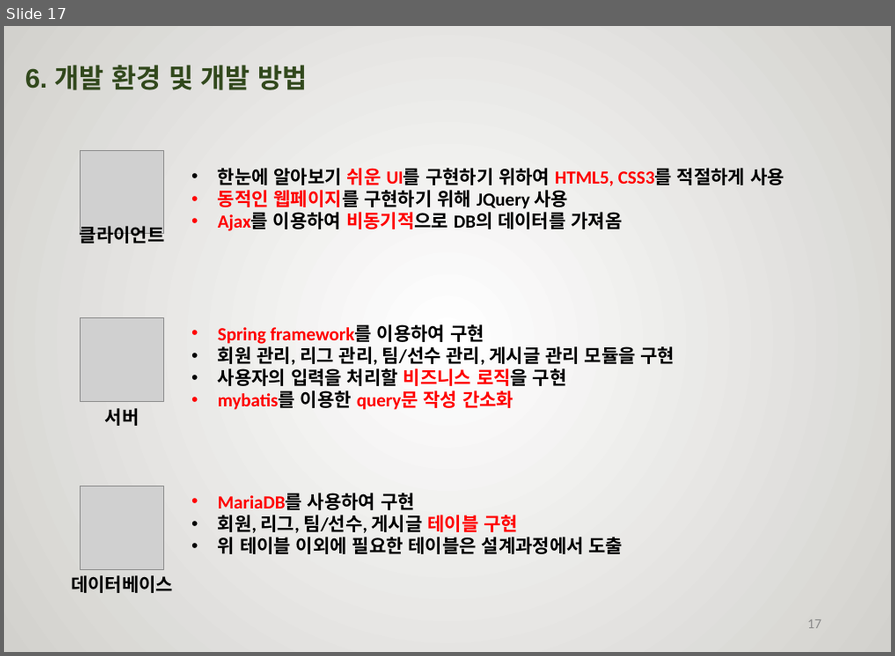
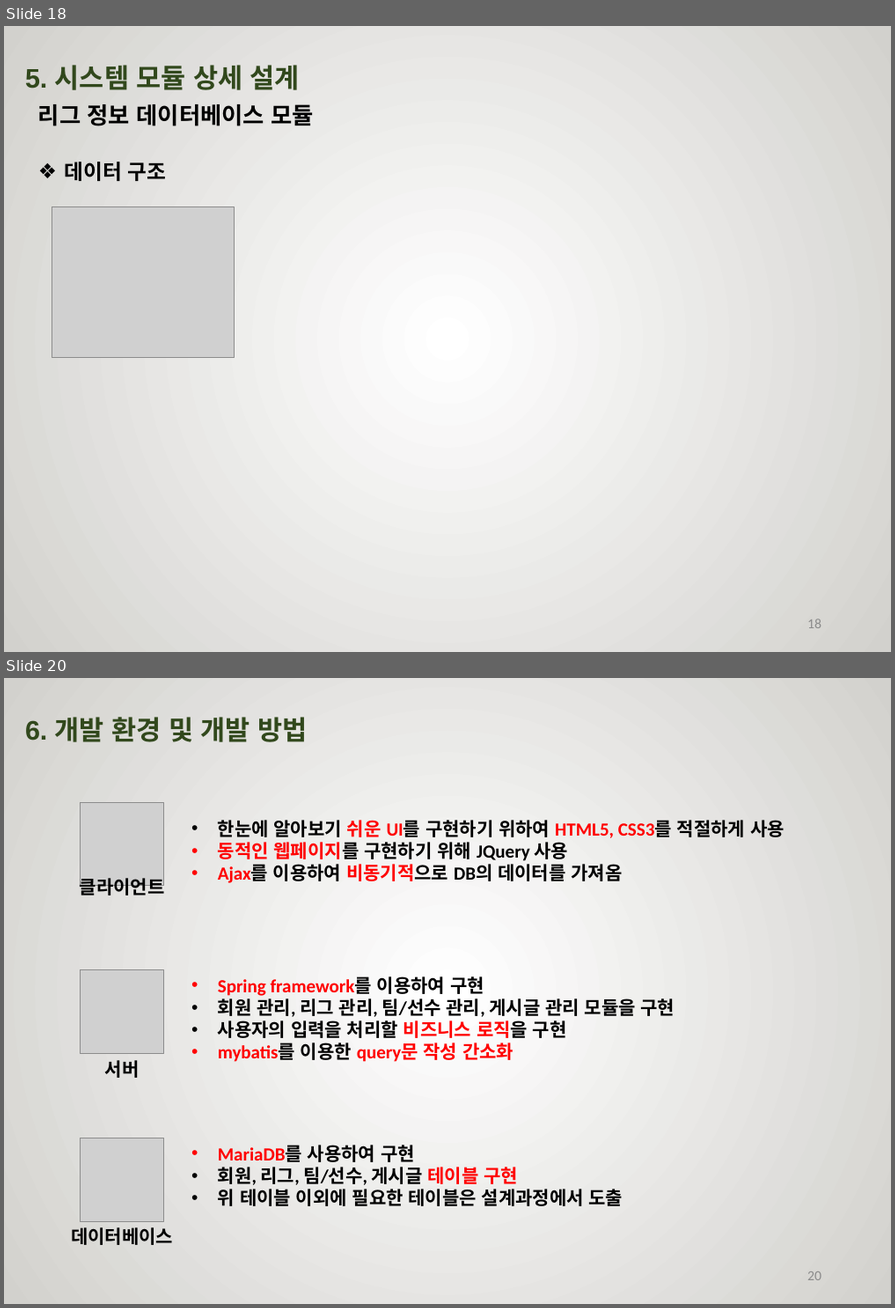
Before and after one commit to rimbong/Webengers, a slide deck: resources/졸작설계서.pptx. Shown one above the other, each under a label of ours: slide 17 before the commit, slides 18 and 20 after it; the slides between them are not shown. The pictures are 895x656 and 895x1308 pixels, drawn with LibreOffice and Linux fonts; fonts in the diff are those of the drawing; grey boxes stand for pictures; background and template pictures are left out. Boxes give left, top, right and bottom in pixels: in the first picture for what was removed or moved away, otherwise in the second. Text is boxed around its words. In the diff, an @@ line names an element or a change of style, - is before the commit and + after.

Commit message:
--2019.02.10 Jeong-Chan Lee 설계서 수정

```diff
--- a/resources/졸작설계서.pptx
+++ b/resources/졸작설계서.pptx
@@ slide 18 added at (x1=4, y1=26, x2=891, y2=652), background picture (left out) @@
@@ text added at (x1=25, y1=65, x2=300, y2=90), 40 pt, text #31481C, bold @@
+5. 시스템 모듈 상세 설계
@@ text added at (x1=38, y1=104, x2=315, y2=126), 20 pt, text #000000, bold @@
+리그 정보 데이터베이스 모듈
@@ text added at (x1=64, y1=162, x2=166, y2=181), 18 pt, text #000000, bold @@
+❖ 데이터 구조
@@ picture added at (x1=52, y1=206, x2=235, y2=357) @@
@@ page number added at (x1=807, y1=618, x2=822, y2=628), 12 pt, text #8C8C8C @@
+18
@@ what was slide 17 is now slide 20 @@
@@ page number at (x1=807, y1=1271, x2=822, y2=1280): text changed @@
-17
+20
```
Also in this commit, not shown: 2 other slides added.
